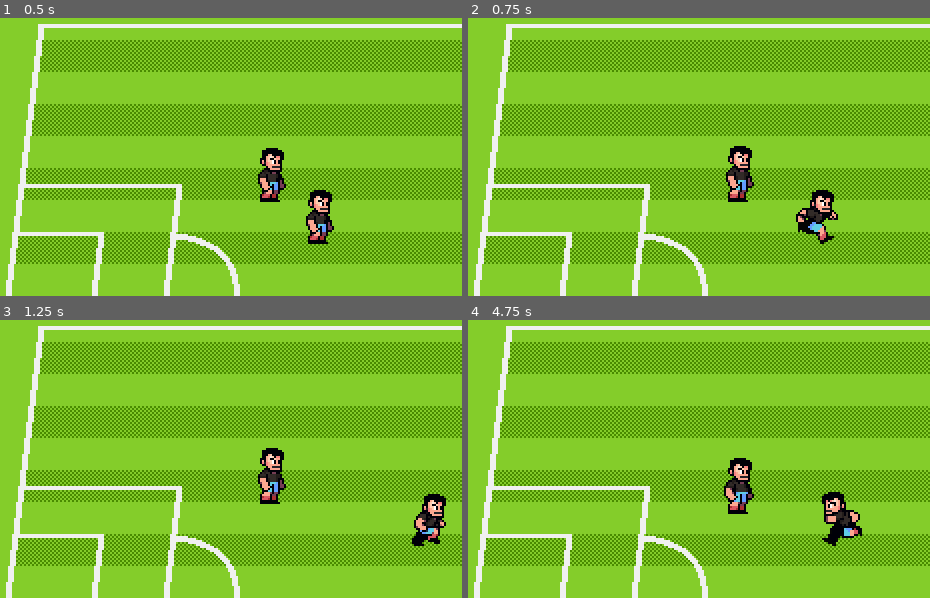
Above: before the commit, frames 1-4 (two rows, left to right).
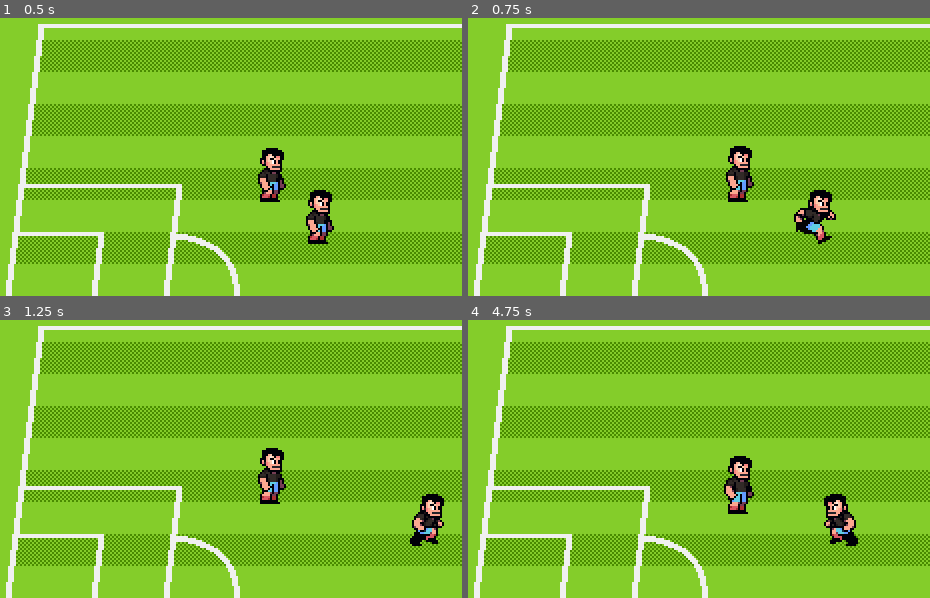
Above: after the commit, the same moments.

Repository: vii-abdullatif/Fire-Football
Game: Godot game, scene res://scenes/world.tscn
Two runs of this game, one before a commit and one after it. Both use one fixed random seed, a clock stepped at 60 frames per second and the inputs below.
Inputs (mouse positions are in pixels of both pictures, inside the frame that each line leads up to):
- Up to frame 1 (0.5 s): no input
- Up to frame 2 (0.75 s): tap Enter at 0.5 s; move the mouse to (772, 98) at 0.52 s; hold Right (p1_right) from 0.53 s (still down); tap [ (p1_pass) at 0.6 s; click (772, 98) at 0.67 s
- Up to frame 3 (1.25 s): keep holding Right (p1_right)
- Up to frame 4 (4.75 s): move the mouse to (537, 436) at 1.27 s; release Right (p1_right) at 1.28 s; hold Down (p1_down) 1.28-2.03 s; tap one key every 0.75 s from 1.35 s: ] (p1_shoot) S (p2_down) A (p2_left) ` (p2_pass) D (p2_right); move the mouse to (708, 339) at 2.02 s; hold Right (p1_right) 2.03-2.78 s; move the mouse to (620, 489) at 2.77 s; hold Up (p1_up) 2.78-3.53 s; click (620, 489) at 2.92 s; move the mouse to (819, 472) at 3.52 s; hold Left (p1_left) from 3.53 s (still down); move the mouse to (481, 364) at 4.27 s

Frame 1 is identical in both runs. In frame 2, 0.5% of the frame differs, in the area x 70-81%, y 61-82%; in frame 3, 0.5%; in frame 4, 1.2%, in the area x 55-86%, y 48-82%.

Commit message:
Implemented a state machine

Diff:
--- /dev/null
+++ b/scenes/characters/character_states/player_state.gd
@@ -0,0 +1,11 @@
+class_name PlayerState
+extends Node
+
+signal state_transition_requested(new_state: Player.State)
+
+var animation_player : AnimationPlayer = null
+var player : Player = null
+
+func setup(context_player: Player, context_animation_player : AnimationPlayer) -> void:
+	player = context_player
+	animation_player = context_animation_player
--- /dev/null
+++ b/scenes/characters/character_states/player_state_moving.gd
@@ -0,0 +1,16 @@
+class_name PlayerStateMoving
+extends PlayerState
+
+func _process(_delta: float) -> void:
+	if player.control_scheme == Player.ControlScheme.CPU:
+		pass
+	else:
+		handle_human_movement()
+	player.set_movement_animation()
+	player.set_heading()
+
+func handle_human_movement() -> void:
+	var direction := KeyUtils.get_input_vector(player.control_scheme)
+	player.velocity = direction * player.speed
+	if player.velocity != Vector2.ZERO and KeyUtils.is_action_just_pressed(player.control_scheme, KeyUtils.Action.SHOOT):
+		state_transition_requested.emit(Player.State.TACKLING)
--- /dev/null
+++ b/scenes/characters/character_states/player_state_tackling.gd
@@ -0,0 +1,14 @@
+class_name PlayerStateTackling
+extends PlayerState
+
+const DURATION_TACKLE := 200
+
+var time_start_tackle := Time.get_ticks_msec()
+
+func _enter_tree() -> void:
+	animation_player.play("tackle")
+	time_start_tackle = Time.get_ticks_msec()
+
+func _process(_delta: float) -> void:
+	if Time.get_ticks_msec() - time_start_tackle > DURATION_TACKLE:
+		state_transition_requested.emit(Player.State.MOVING)
--- a/scenes/characters/player.gd
+++ b/scenes/characters/player.gd
@@ -2,6 +2,7 @@
 extends CharacterBody2D
 
 enum ControlScheme {CPU, P1, P2}
+enum State {MOVING, TACKLING}
 
 @export var control_scheme : ControlScheme
 @export var speed : float
@@ -9,21 +10,25 @@
 @onready var animation_player : AnimationPlayer = %AnimationPlayer
 @onready var player_sprite : Sprite2D = %PlayerSprite
 
+var current_state : PlayerState = null
 var heading := Vector2.RIGHT
+var state_factory := PlayerStateFactory.new()
+
+func _ready() -> void:
+	switch_states(State.MOVING)
 
 func _process(_delta: float) -> void:
-	if control_scheme == ControlScheme.CPU:
-		pass
-	else:
-		handle_human_movement()
-	set_movement_animation()
-	set_heading()
 	flip_sprites()
 	move_and_slide()
 
-func handle_human_movement() -> void:
-	var direction := KeyUtils.get_input_vector(control_scheme)
-	velocity = direction * speed
+func switch_states(state: State) -> void:
+	if current_state != null:
+		current_state.queue_free()
+	current_state = state_factory.get_fresh_state(state)
+	current_state.setup(self, animation_player)
+	current_state.state_transition_requested.connect(switch_states.bind())
+	current_state.name = "PlayerStateMachine: " + str(state)
+	call_deferred("add_child", current_state)
 
 func set_movement_animation() -> void:
 	if velocity.length() > 0:
--- /dev/null
+++ b/scenes/characters/player_state_factory.gd
@@ -0,0 +1,13 @@
+class_name PlayerStateFactory
+
+var states : Dictionary
+
+func _init() -> void:
+	states = {
+		Player.State.MOVING: PlayerStateMoving,
+		Player.State.TACKLING: PlayerStateTackling,
+	}
+
+func get_fresh_state(state: Player.State) -> PlayerState:
+	assert(states.has(state), "state doesn't exist!")
+	return states.get(state).new()
Not shown, added: scenes/characters/character_states/player_state.gd.uid
Not shown, added: scenes/characters/character_states/player_state_moving.gd.uid
Not shown, added: scenes/characters/character_states/player_state_tackling.gd.uid
Not shown, added: scenes/characters/player_state_factory.gd.uid
